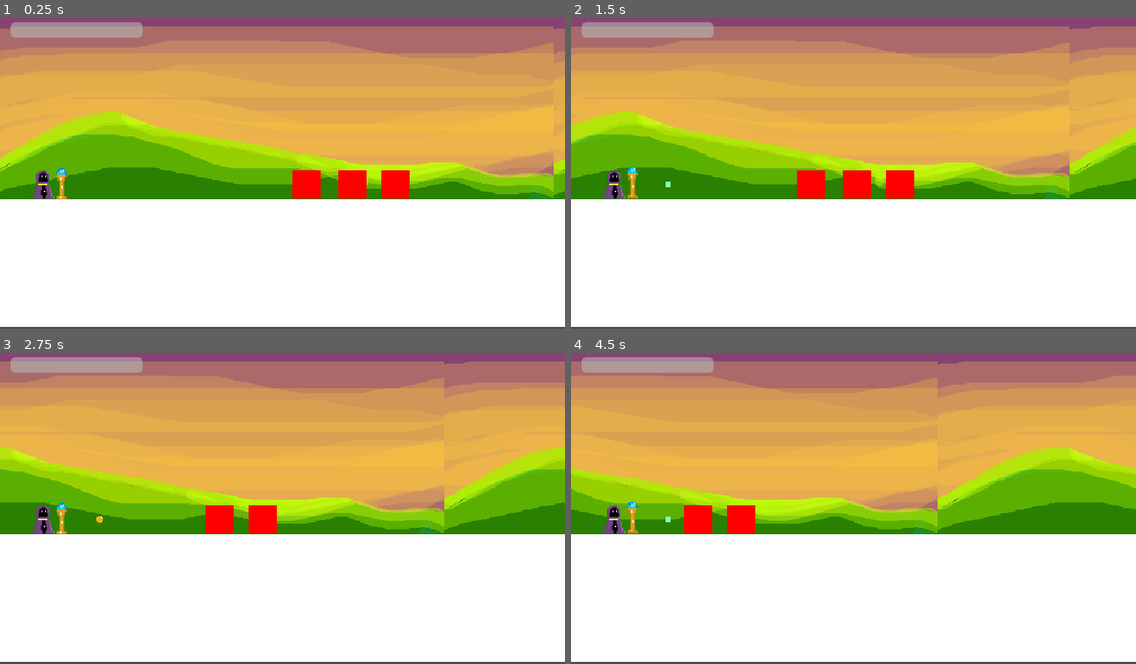
Above: before the commit, frames 1-4 (two rows, left to right).
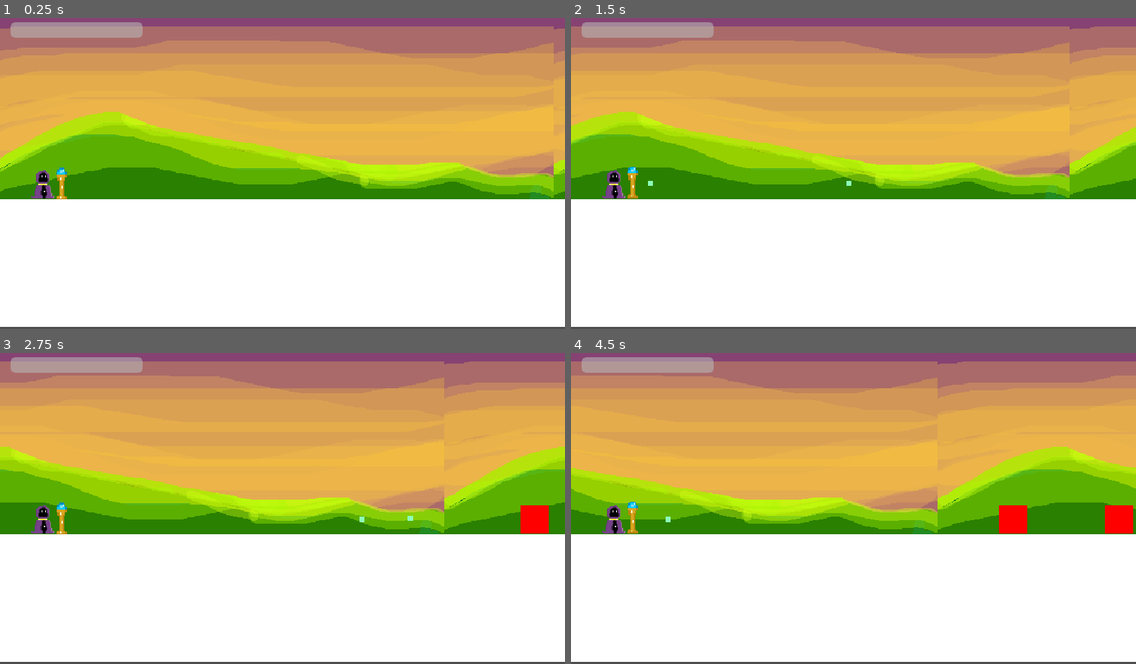
Above: after the commit, the same moments.

Repository: jonjud/layers-of-crystal
Game: Godot game, scene res://scenes/main.tscn
Two runs of this game, one before a commit and one after it. Both use one fixed random seed, a clock stepped at 60 frames per second and the inputs below.
Inputs (mouse positions are in pixels of both pictures, inside the frame that each line leads up to):
- Up to frame 1 (0.25 s): no input
- Up to frame 2 (1.5 s): move the mouse to (977, 154) at 0.52 s; click (977, 154) at 0.67 s; move the mouse to (740, 185) at 1.27 s; click (740, 185) at 1.42 s
- Up to frame 3 (2.75 s): move the mouse to (339, 436) at 2.02 s; click (339, 436) at 2.17 s
- Up to frame 4 (4.5 s): move the mouse to (825, 567) at 2.77 s; click (825, 567) at 2.92 s; move the mouse to (1023, 552) at 3.52 s; click (1023, 552) at 3.67 s; move the mouse to (684, 458) at 4.27 s; click (684, 458) at 4.42 s

The runs differ from the first frame. In frame 1, 1.4% of the frame differs, in the area x 51-73%, y 48-59%; in frame 2, 1.4%; in frame 3, 1.4%; in frame 4, 1.8%, in the area x 20-100%, y 48-59%.

Commit message:
GameManager , damage modifier

Diff:
--- a/project.godot
+++ b/project.godot
@@ -18,6 +18,7 @@
 [autoload]
 
 SignalBus="*uid://r0xkggl3xup8"
+GameManager="*uid://bx2yqeij41681"
 
 [display]
 
--- a/scenes/main.tscn
+++ b/scenes/main.tscn
@@ -12,6 +12,7 @@
 
 [node name="main" type="Node2D" unique_id=1770916672]
 script = ExtResource("1_0wfyh")
+zombie_scene = ExtResource("4_jyhfs")
 
 [node name="Parallax2D" type="Parallax2D" parent="." unique_id=1345326242]
 repeat_size = Vector2(640, 0)
@@ -33,9 +34,9 @@
 anchor_top = 0.5
 anchor_right = 0.5
 anchor_bottom = 0.5
-offset_left = -320.0
+offset_left = -500.0
 offset_top = -72.5
-offset_right = 320.0
+offset_right = 500.0
 offset_bottom = 72.5
 grow_horizontal = 2
 grow_vertical = 2
@@ -47,17 +48,11 @@
 [node name="player" parent="." unique_id=1168915799 instance=ExtResource("1_o5qli")]
 position = Vector2(50, 170)
 
-[node name="Zombie" parent="." unique_id=704269014 instance=ExtResource("4_jyhfs")]
-position = Vector2(362, 178)
-disable_mode = 1
-
-[node name="Zombie2" parent="." unique_id=1031054374 instance=ExtResource("4_jyhfs")]
-position = Vector2(414, 159)
-
-[node name="Zombie3" parent="." unique_id=570317170 instance=ExtResource("4_jyhfs")]
-position = Vector2(463, 168)
-
 [node name="GameOver" parent="." unique_id=1206959117 instance=ExtResource("5_tbgi4")]
 visible = false
 
 [node name="HUD" parent="." unique_id=1847864289 instance=ExtResource("6_tefeu")]
+
+[node name="Timer" type="Timer" parent="." unique_id=1466691320]
+wait_time = 2.0
+autostart = true
--- /dev/null
+++ b/scenes/shop.tscn
@@ -0,0 +1,30 @@
+[gd_scene format=3 uid="uid://bevb0ko2knpnc"]
+
+[ext_resource type="PackedScene" uid="uid://8flnt04lmmlf" path="res://scenes/player/player.tscn" id="1_lx5au"]
+
+[sub_resource type="RectangleShape2D" id="RectangleShape2D_htemk"]
+size = Vector2(240, 40)
+
+[node name="shop" type="Node2D" unique_id=692468741]
+
+[node name="StaticBody2D" type="StaticBody2D" parent="." unique_id=1865360762]
+position = Vector2(120, 225)
+
+[node name="ColorRect" type="ColorRect" parent="StaticBody2D" unique_id=161003645]
+anchors_preset = 8
+anchor_left = 0.5
+anchor_top = 0.5
+anchor_right = 0.5
+anchor_bottom = 0.5
+offset_left = -120.0
+offset_top = -20.0
+offset_right = 120.0
+offset_bottom = 20.0
+grow_horizontal = 2
+grow_vertical = 2
+
+[node name="CollisionShape2D" type="CollisionShape2D" parent="StaticBody2D" unique_id=1511949850]
+shape = SubResource("RectangleShape2D_htemk")
+
+[node name="player" parent="." unique_id=1168915799 instance=ExtResource("1_lx5au")]
+position = Vector2(113, 177)
--- a/scripts/enemy/zombie.gd
+++ b/scripts/enemy/zombie.gd
@@ -1,10 +1,11 @@
 extends CharacterBody2D
+class_name Zombie
 
 var speed : float = 60.0
 var wiz : Node2D
 
 var hp : float
-var max_hp : float = 100.0
+var max_hp : float = 600.0
 var money : int = 30
 
 var damage_amount : float = 60.0
--- a/scripts/main.gd
+++ b/scripts/main.gd
@@ -1 +1,16 @@
 extends Node2D
+
+@export var zombie_scene : PackedScene
+var spawn_point : Vector2
+var screen_size : Vector2
+
+func _ready() -> void:
+	screen_size = get_viewport().get_visible_rect().size
+	print(screen_size)
+	spawn_point = Vector2(screen_size.x + 10 , 180.0)
+	$Timer.timeout.connect(spawn_zwambeh)
+
+func spawn_zwambeh() -> void:
+	var zwambeh : Zombie = zombie_scene.instantiate()
+	zwambeh.global_position = spawn_point
+	get_tree().current_scene.add_child(zwambeh)
--- a/scripts/player/bullet.gd
+++ b/scripts/player/bullet.gd
@@ -21,6 +21,6 @@
 func _on_body_entered(body : Node2D) -> void:
 	if body.is_in_group("zombie"):
 		if body.has_method("damage"):
-			for i in player.base_damages:
-				body.damage(player.base_damages[i])
+			for i in GameManager.true_damages:
+				body.damage(GameManager.true_damages[i])
 			queue_free()
--- a/scripts/player/player.gd
+++ b/scripts/player/player.gd
@@ -1,40 +1,25 @@
 extends CharacterBody2D
 
-var stats : Dictionary = {
-	"max_hp" : 100.0,
-	"mana" : 50,
-	"money" : 0,
-}
-
-var base_damages : Dictionary = {
-	"physical damage" : 10,
-	"fire damage" : 5,
-	"wind damage" : 5,
-	"water damage" : 5,
-	"earth damage" : 5,
-	"light damage" : 5,
-	"darkness damage" : 5,
-}
-
 var hp : float
+var mana : float
 
 func _ready() -> void:
-	hp = stats["max_hp"]
+	hp = GameManager.to_keep["max_hp"]
+	mana = GameManager.to_keep["max_mana"]
 	add_to_group("player")
-	for i in stats:
-		print(i ,stats[i])
+
 
 func add_money(amount : int) -> void:
 	if amount < 0:
 		return
-	stats["money"] += amount
+	SignalBus.money_added.emit(amount)
 
 func remove_money(amount : int) -> void:
 	if amount < 0:
 		return
-	if stats["money"] < amount:
+	if GameManager.to_keep["money"] < amount:
 		return
-	stats["money"] = max(stats["money"] - amount,0)
+	GameManager.to_keep["money"] = max(GameManager.to_keep["money"] - amount,0)
 
 func damage(amount : int) -> void:
 	if amount < 0:
--- a/scripts/ui/hud.gd
+++ b/scripts/ui/hud.gd
@@ -6,7 +6,7 @@
 func _ready() -> void:
 	player = get_tree().get_first_node_in_group("player")
 	if player:
-		hp_bar.max_value = player.stats["max_hp"]
+		hp_bar.max_value = GameManager.to_keep["max_hp"]
 		hp_bar.value = player.hp
 
 
--- /dev/null
+++ b/systems/game_manager.gd
@@ -0,0 +1,89 @@
+extends Node
+
+var to_keep : Dictionary = {
+	"max_hp" : 100.0,
+	"max_mana" : 50.0,
+	"money" : 0.0,
+	"kill count" : 0,
+}
+
+var base_damages : Dictionary = {
+	"physical damage" : 10,
+	"fire damage" : 5,
+	"wind damage" : 5,
+	"water damage" : 5,
+	"earth damage" : 5,
+	"light damage" : 5,
+	"darkness damage" : 5,
+}
+
+var layers : Array = []
+
+var phys_dmg : float
+var fir_dmg : float
+var wnd_dmg : float
+var wtr_dmg : float
+var erth_dmg : float
+var lght_dmg : float
+var drknss_dmg : float
+
+var test_percent : float = 0.8
+
+
+var mods : Dictionary = {
+	"physical damage" : {},
+	"fire damage" : {},
+	"wind damage" :{},
+	"water damage" : {},
+	"earth damage" : {},
+	"light damage" : {},
+	"darkness damage" : {},
+}
+
+var true_damages : Dictionary = {
+	"physical damage" : phys_dmg,
+	"fire damage" : fir_dmg,
+	"wind damage" : wnd_dmg,
+	"water damage" : wtr_dmg,
+	"earth damage" : erth_dmg,
+	"light damage" : lght_dmg,
+	"darkness damage" : drknss_dmg,
+}
+
+func _ready() -> void:
+	SignalBus.zombie_died.connect(_on_zombie_died)
+	SignalBus.money_added.connect(_on_money_added)
+	for i in base_damages:
+		add_modifier(i,"tester",test_percent)
+		print(true_damages,true_damages[i])
+
+func _on_zombie_died() -> void:
+	to_keep["kill count"] += 1
+
+func _on_money_added(amount : int) -> void:
+	to_keep["money"] = amount
+
+func calculate_damage(type : String) -> float:
+	if not base_damages.has(type):
+		return 0.0
+	var result : float = base_damages[type]
+
+	for source in mods[type]:
+		result *= (1.0+ mods[type][source])
+	return result
+
+func update_all_damage() -> void:
+	for type in base_damages:
+		true_damages[type] = calculate_damage(type)
+
+func add_modifier(type : String ,source : String, percent : float) -> void:
+	if not mods.has(type):
+		return
+	mods[type][source] = percent
+	update_all_damage()
+
+func remove_modifier(type : String , source : String) -> void:
+	if not mods.has(type):
+		return
+	mods[type].erase(source)
+	update_all_damage()
--- a/systems/signal_bus.gd
+++ b/systems/signal_bus.gd
@@ -4,3 +4,5 @@
 signal zombie_died
 
 signal player_died
+
+signal money_added(amount : int)
Not shown, added: systems/game_manager.gd.uid
